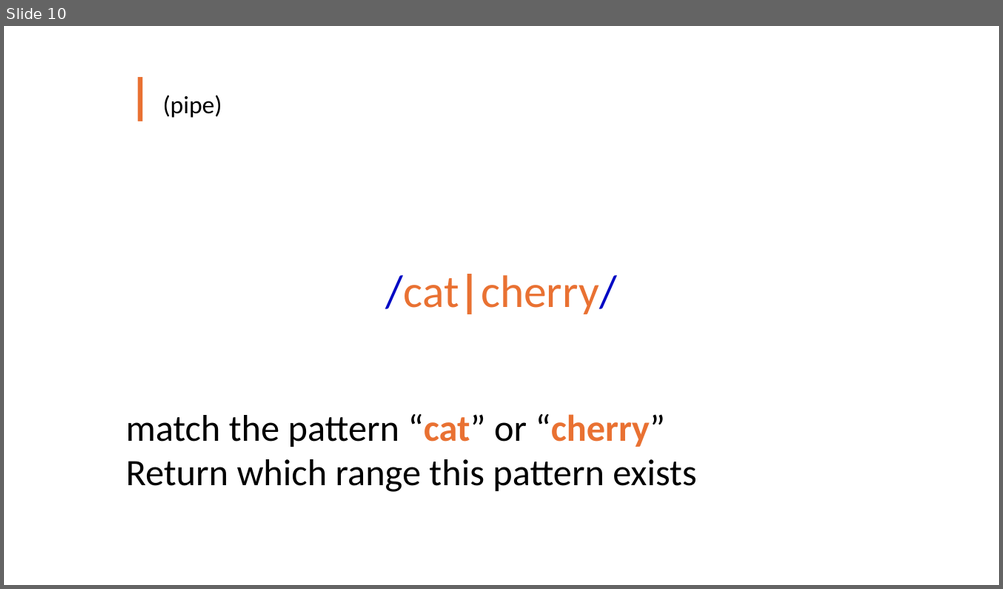
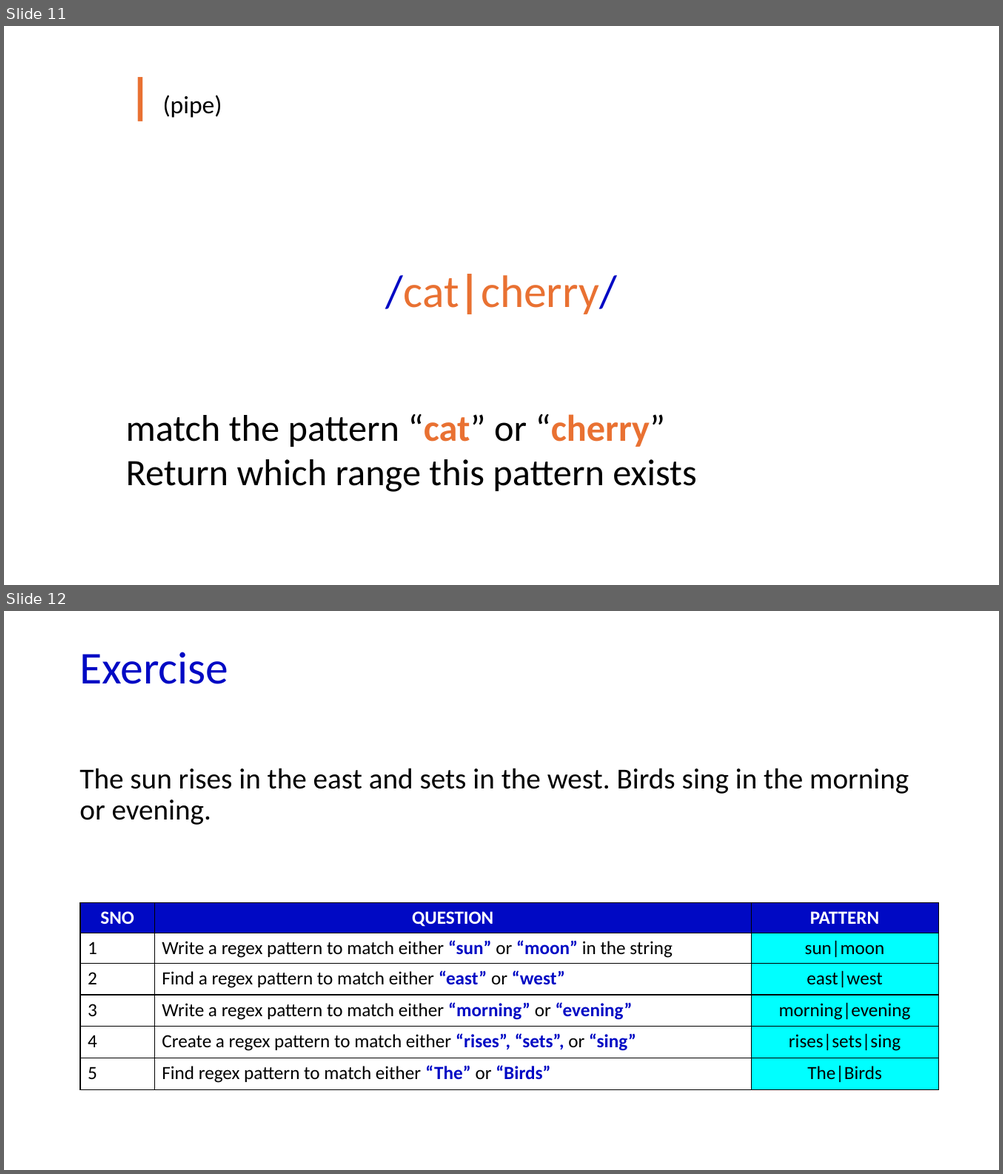
Before and after one commit to marslearnings/Python_Regular_Expressions, a slide deck: PPT/regular_expression.pptx. Shown one above the other, each under a label of ours: slide 10 before the commit, slides 11 and 12 after it. The pictures are 1003x589 and 1003x1174 pixels, drawn with LibreOffice and Linux fonts; fonts in the diff are those of the drawing. Boxes give left, top, right and bottom in pixels: in the first picture for what was removed or moved away, otherwise in the second. Text is boxed around its words. In the diff, an @@ line names an element or a change of style, - is before the commit and + after.

```diff
--- a/PPT/regular_expression.pptx
+++ b/PPT/regular_expression.pptx
@@ slide 12 added at (4, 611, 999, 1170), background #FFFFFF @@
@@ title added at (79, 652, 228, 684), 44 pt, text #0009C4 @@
+Exercise
@@ text added at (79, 768, 908, 825), 28 pt, text #000000 @@
+The sun rises in the east and sets in the west. Birds sing in the morning or evening.
@@ table added at (80, 903, 938, 1089), 6 rows, 3 columns @@
+SNO | QUESTION | PATTERN
+1 | Write a regex pattern to match either “sun” or “moon” in the string | sun|moon
+2 | Find a regex pattern to match either “east” or “west” | east|west
+3 | Write a regex pattern to match either “morning” or “evening” | morning|evening
+4 | Create a regex pattern to match either “rises”, “sets”, or “sing” | rises|sets|sing
+5 | Find regex pattern to match either “The” or “Birds” | The|Birds
@@ what was slide 10 is now slide 11 @@
```
Also in this commit, not shown: 3 slides changed, 6 other slides added, 1 slide removed, 2 other files.
